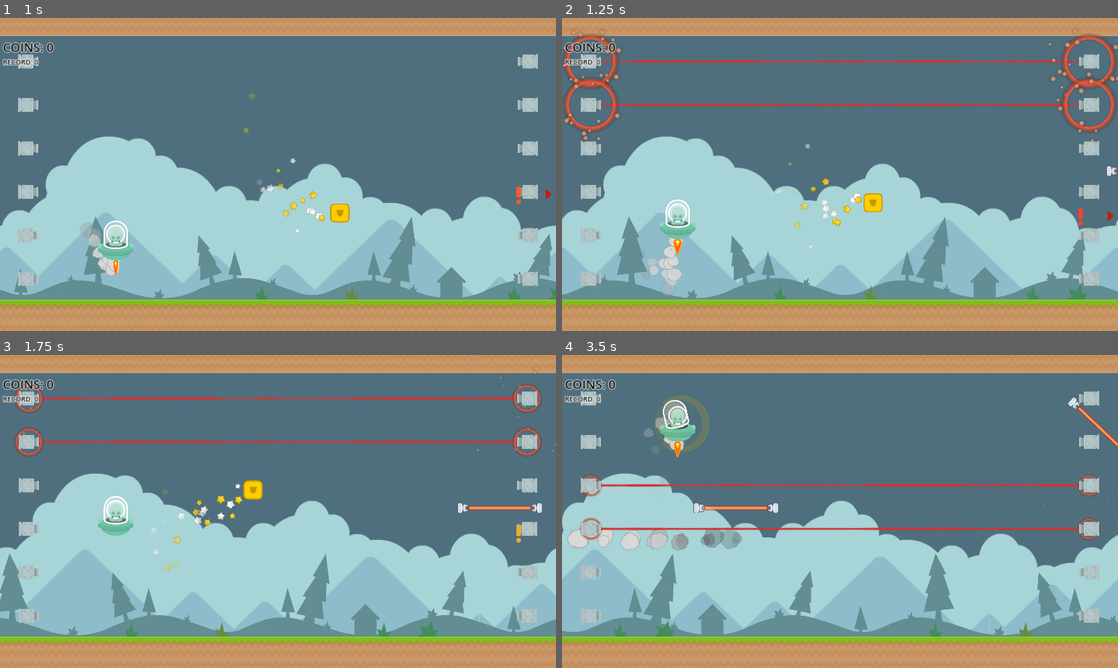
Above: before the commit, frames 1-4 (two rows, left to right).
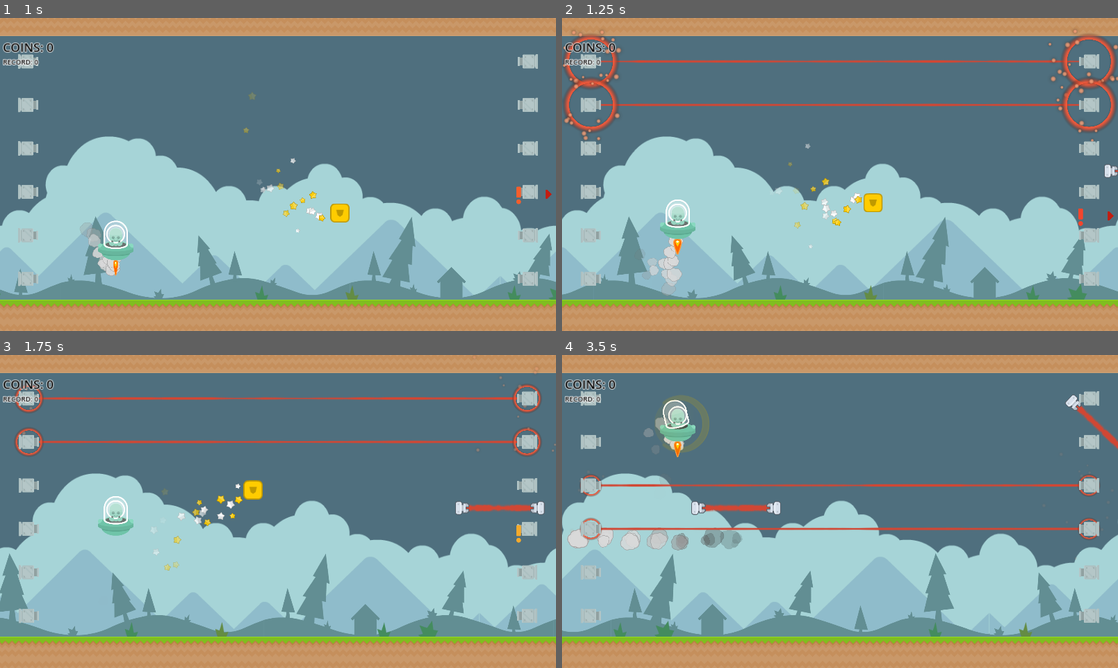
Above: after the commit, the same moments.

Repository: tumatihub/jetpack
Game: Godot game, scene res://levels/sandbox.tscn
The game is run twice, just before and just after one commit, with the same random seed, the same clock (stepped at 60 frames per second) and the same inputs.
Inputs:
- Up to frame 1 (1 s): hold Space (thrust) from 0.53 s (still down)
- Up to frame 2 (1.25 s): keep holding Space (thrust)
- Up to frame 3 (1.75 s): release Space (thrust) at 1.28 s
- Up to frame 4 (3.5 s): hold Space (thrust) from 2.03 s (still down)

Frame 1 is identical in both runs. In frame 2, less than 0.1% of the frame differs, in the area x 97-100%, y 46-51%; in frame 3, 0.3%; in frame 4, 0.6%, in the area x 23-100%, y 12-52%.

Commit message:
Laser barrier juicy

Diff:
--- a/obstacles/laser_barrier/laser_barrier.tscn
+++ b/obstacles/laser_barrier/laser_barrier.tscn
@@ -1,8 +1,17 @@
-[gd_scene load_steps=5 format=3 uid="uid://dgpu724mm3tc4"]
+[gd_scene load_steps=9 format=3 uid="uid://dgpu724mm3tc4"]
 
 [ext_resource type="Script" path="res://obstacles/laser_barrier/laser_barrier.gd" id="1_k5ts2"]
 [ext_resource type="Texture2D" uid="uid://d16iqxjsbff5v" path="res://obstacles/laser_barrier/art/laser_shooter.png" id="1_lxk36"]
 [ext_resource type="Texture2D" uid="uid://km0guf4lj1qd" path="res://obstacles/laser_barrier/art/laser.png" id="2_unrvl"]
+[ext_resource type="Shader" path="res://obstacles/lasers_trap/laser.gdshader" id="4_b17x3"]
+[ext_resource type="Texture2D" uid="uid://bxgngm1ch476j" path="res://obstacles/lasers_trap/resources/laser_noise.tres" id="5_dgf3t"]
+[ext_resource type="Texture2D" uid="uid://bgw8df4a56k4k" path="res://obstacles/laser_barrier/art/laserRedHorizontal.png" id="6_etfl6"]
+
+[sub_resource type="ShaderMaterial" id="ShaderMaterial_08bau"]
+shader = ExtResource("4_b17x3")
+shader_parameter/strength = 6.54
+shader_parameter/color = Color(0.82, 0.27675, 0.205, 1)
+shader_parameter/noise = ExtResource("5_dgf3t")
 
 [sub_resource type="RectangleShape2D" id="RectangleShape2D_84j8n"]
 size = Vector2(288, 20)
@@ -11,20 +20,23 @@
 script = ExtResource("1_k5ts2")
 
 [node name="LeftShooter" type="Sprite2D" parent="."]
-position = Vector2(-128, 0)
+position = Vector2(-130, 0)
 rotation = 1.5708
+scale = Vector2(1.3, 1.3)
 texture = ExtResource("1_lxk36")
 
 [node name="RightShooter" type="Sprite2D" parent="."]
-position = Vector2(128, 0)
+position = Vector2(130, 0)
 rotation = -1.5708
+scale = Vector2(1.3, 1.3)
 texture = ExtResource("1_lxk36")
 
 [node name="Beam2" type="Node2D" parent="."]
 modulate = Color(1, 0.687333, 0.33, 1)
-position = Vector2(-104, 0)
+z_index = -1
 
 [node name="Left" type="Sprite2D" parent="Beam2"]
+visible = false
 texture_repeat = 3
 rotation = -1.5708
 texture = ExtResource("2_unrvl")
@@ -33,13 +45,13 @@
 
 [node name="Center" type="Sprite2D" parent="Beam2"]
 texture_repeat = 3
-position = Vector2(56, 0)
-rotation = -1.5708
-texture = ExtResource("2_unrvl")
-region_enabled = true
+material = SubResource("ShaderMaterial_08bau")
+scale = Vector2(3.42857, 0.457143)
+texture = ExtResource("6_etfl6")
 region_rect = Rect2(0, 16, 20, 96)
 
 [node name="Center2" type="Sprite2D" parent="Beam2"]
+visible = false
 texture_repeat = 3
 position = Vector2(152, 0)
 rotation = -1.5708
@@ -48,6 +60,7 @@
 region_rect = Rect2(0, 16, 20, 96)
 
 [node name="Right" type="Sprite2D" parent="Beam2"]
+visible = false
 texture_repeat = 3
 position = Vector2(208, 0)
 rotation = -1.5708
--- a/obstacles/lasers_trap/laser_trap_line.tscn
+++ b/obstacles/lasers_trap/laser_trap_line.tscn
@@ -1,22 +1,18 @@
-[gd_scene load_steps=22 format=3 uid="uid://btbjrufd0hjma"]
+[gd_scene load_steps=21 format=3 uid="uid://btbjrufd0hjma"]
 
 [ext_resource type="Texture2D" uid="uid://bqg07lahon10e" path="res://obstacles/lasers_trap/art/laserRedHorizontal.png" id="1_61s0f"]
 [ext_resource type="Script" path="res://obstacles/lasers_trap/laser_trap_line.gd" id="1_uuy25"]
 [ext_resource type="Shader" path="res://obstacles/lasers_trap/laser.gdshader" id="2_3k1b5"]
 [ext_resource type="Texture2D" uid="uid://mvvqj6xkdgwe" path="res://obstacles/lasers_trap/art/laserUp.png" id="2_6uhrk"]
 [ext_resource type="Texture2D" uid="uid://dm7lpet32kq62" path="res://obstacles/lasers_trap/art/circle_02.png" id="3_evc2i"]
+[ext_resource type="Texture2D" uid="uid://bxgngm1ch476j" path="res://obstacles/lasers_trap/resources/laser_noise.tres" id="3_jeey2"]
 [ext_resource type="Texture2D" uid="uid://dvx4vtfloop6n" path="res://obstacles/lasers_trap/art/circle_05.png" id="6_tiorp"]
-
-[sub_resource type="FastNoiseLite" id="FastNoiseLite_b8hxc"]
-
-[sub_resource type="NoiseTexture2D" id="NoiseTexture2D_1n2du"]
-noise = SubResource("FastNoiseLite_b8hxc")
 
 [sub_resource type="ShaderMaterial" id="ShaderMaterial_at5ld"]
 shader = ExtResource("2_3k1b5")
 shader_parameter/strength = 4.0
-shader_parameter/color = Color(0.82, 0.205, 0.205, 1)
-shader_parameter/noise = SubResource("NoiseTexture2D_1n2du")
+shader_parameter/color = Color(0.82, 0.27675, 0.205, 1)
+shader_parameter/noise = ExtResource("3_jeey2")
 
 [sub_resource type="Curve" id="Curve_w4exd"]
 _data = [Vector2(0, 1), 0.0, 0.0, 0, 0, Vector2(0.81982, 0), -2.47847, 0.0, 0, 0]
--- /dev/null
+++ b/obstacles/lasers_trap/resources/laser_noise.tres
@@ -0,0 +1,6 @@
+[gd_resource type="NoiseTexture2D" load_steps=2 format=3 uid="uid://bxgngm1ch476j"]
+
+[sub_resource type="FastNoiseLite" id="FastNoiseLite_b8hxc"]
+
+[resource]
+noise = SubResource("FastNoiseLite_b8hxc")
Binary file added: obstacles/laser_barrier/art/laserRedHorizontal.png
Not shown, added: obstacles/laser_barrier/art/laserRedHorizontal.png.import
Binary file added: obstacles/laser_barrier/art/laserUp.png
Not shown, added: obstacles/laser_barrier/art/laserUp.png.import
